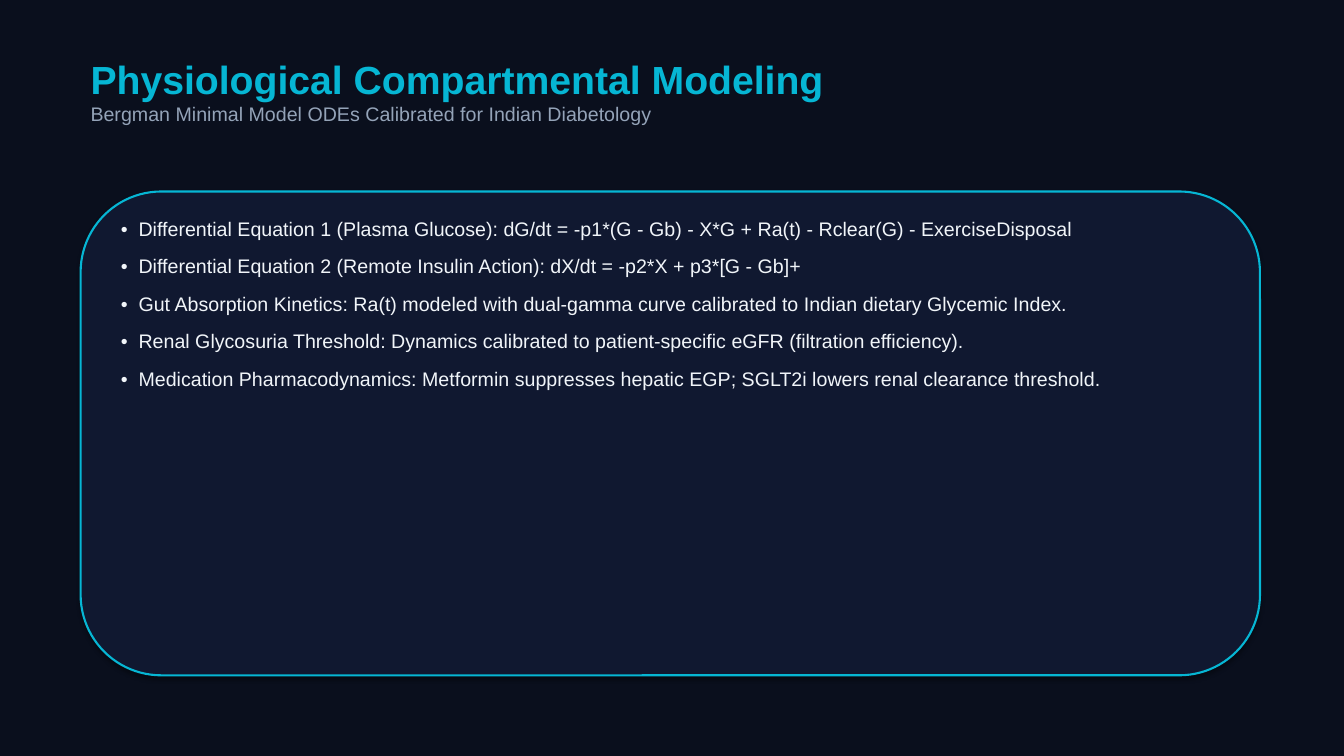
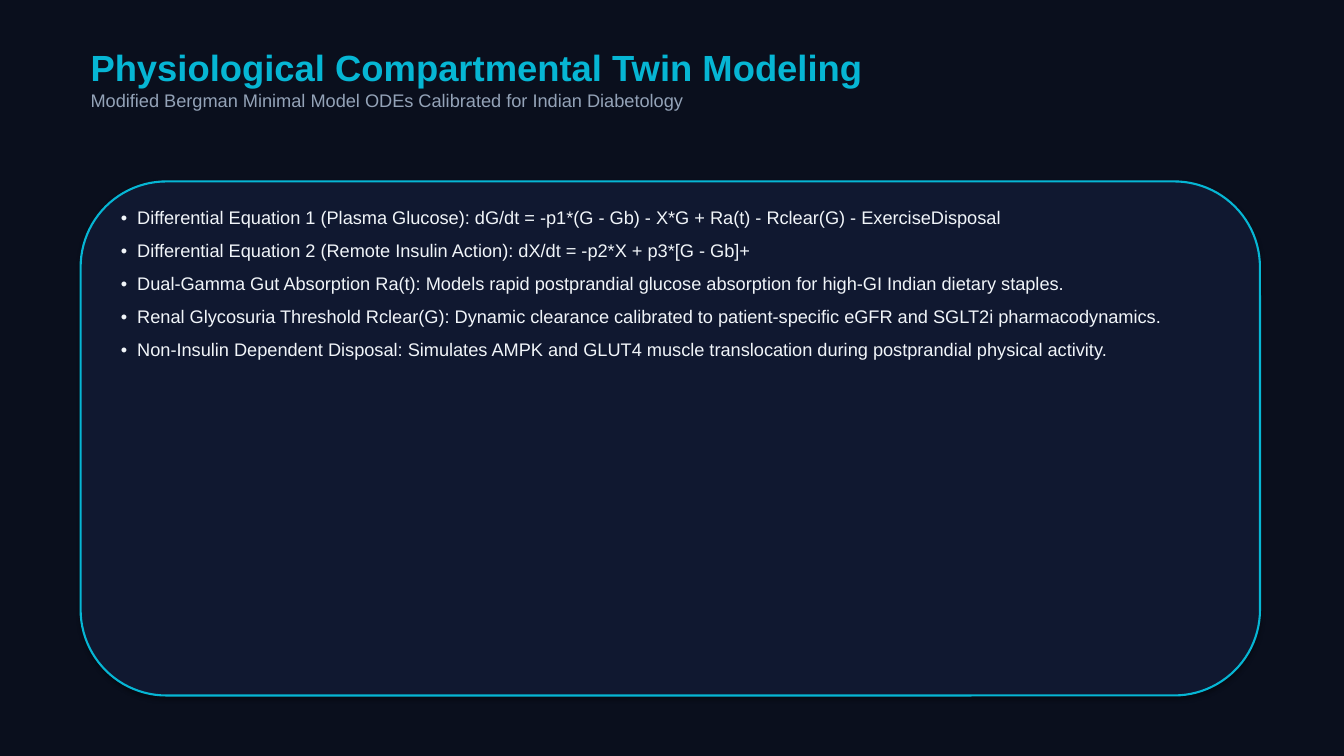
Before and after one commit to Rohit7824567/Twin_challenge, a slide deck: slide 5 of docs/PRANA_TWIN_Summit_Presentation.pptx (slide 4 before the commit). Drawn at 1344x756 pixels with LibreOffice and Linux fonts; fonts in the diff are those of the drawing. Boxes give left, top, right and bottom in pixels: in the first picture for what was removed or moved away, otherwise in the second. Text is boxed around its words. In the diff, an @@ line names an element or a change of style, - is before the commit and + after.

```diff
--- a/docs/PRANA_TWIN_Summit_Presentation.pptx
+++ b/docs/PRANA_TWIN_Summit_Presentation.pptx
@@ text at box(91, 54, 862, 111): text changed; size 14 to 13 pt @@
-Physiological Compartmental Modeling
-Bergman Minimal Model ODEs Calibrated for Indian Diabetology
+Physiological Compartmental Twin Modeling
+Modified Bergman Minimal Model ODEs Calibrated for Indian Diabetology
@@ rounded rectangle: place and size @@
-rounded rectangle at box(81, 192, 1260, 676)
+rounded rectangle at box(81, 181, 1260, 696)
@@ text "• Differential Equation 1 (Plasma ...": place and size @@
-text "• Differential Equation 1 (Plasma ..." at box(139, 221, 1100, 390)
+text "• Differential Equation 1 (Plasma ..." at box(137, 210, 1160, 360)
@@ text at box(137, 210, 1000, 261): size 14 to 13 pt in "• Differential Equation 1 (Plasma Glucose): dG/dt ...", "• Differential Equation 2 (Remote Insulin Action): ..."; less space between paragraphs @@
@@ text at box(137, 276, 1160, 360): text changed; size 14 to 13 pt @@
-• Gut Absorption Kinetics: Ra(t) modeled with dual-gamma curve calibrated to Indian dietary Glycemic Index.
-• Renal Glycosuria Threshold: Dynamics calibrated to patient-specific eGFR (filtration efficiency).
-• Medication Pharmacodynamics: Metformin suppresses hepatic EGP; SGLT2i lowers renal clearance threshold.
+• Dual-Gamma Gut Absorption Ra(t): Models rapid postprandial glucose absorption for high-GI Indian dietary staples.
+• Renal Glycosuria Threshold Rclear(G): Dynamic clearance calibrated to patient-specific eGFR and SGLT2i pharmacodynamics.
+• Non-Insulin Dependent Disposal: Simulates AMPK and GLUT4 muscle translocation during postprandial physical activity.
```
Also in this commit, not shown: 4 other slides changed, 13 slides added, 5 slides removed, 7 other files.
